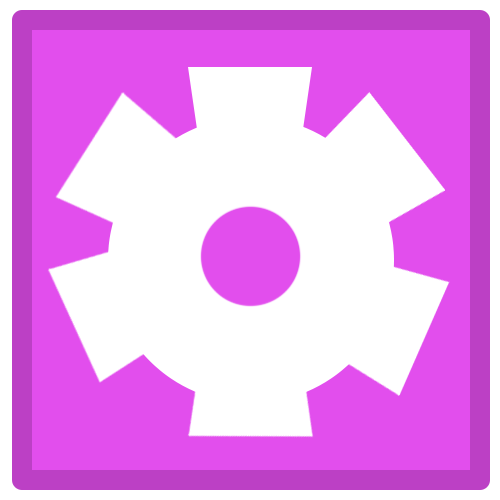
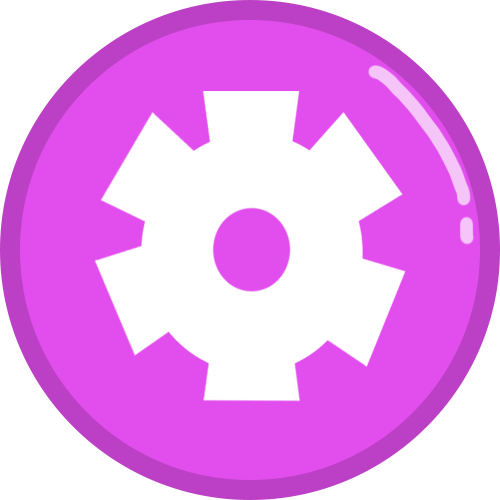
Before/after of a 500×500 layered artwork. What changed in the layer stack:
painted on "Ellipse 1" over [94, 91, 406, 403]
renamed "Rectangle 1 copy" to "Layer 1", opacity 100% → 67%, moved it above "Ellipse 2", painted on it over [314, 64, 475, 246]
removed layer "Rectangle 1" over [188, 67, 312, 147]
renamed "Rectangle 1 copy 5" to "Ellipse 2", painted on it over [0, 0, 500, 500]
removed layer "Rectangle 1 copy 4" over [47, 245, 168, 385]
removed layer "Rectangle 1 copy 3" over [187, 354, 315, 438]
removed layer "Rectangle 1 copy 2" over [330, 260, 450, 396]
hid "Rounded Rectangle 1" over [12, 10, 490, 490]
